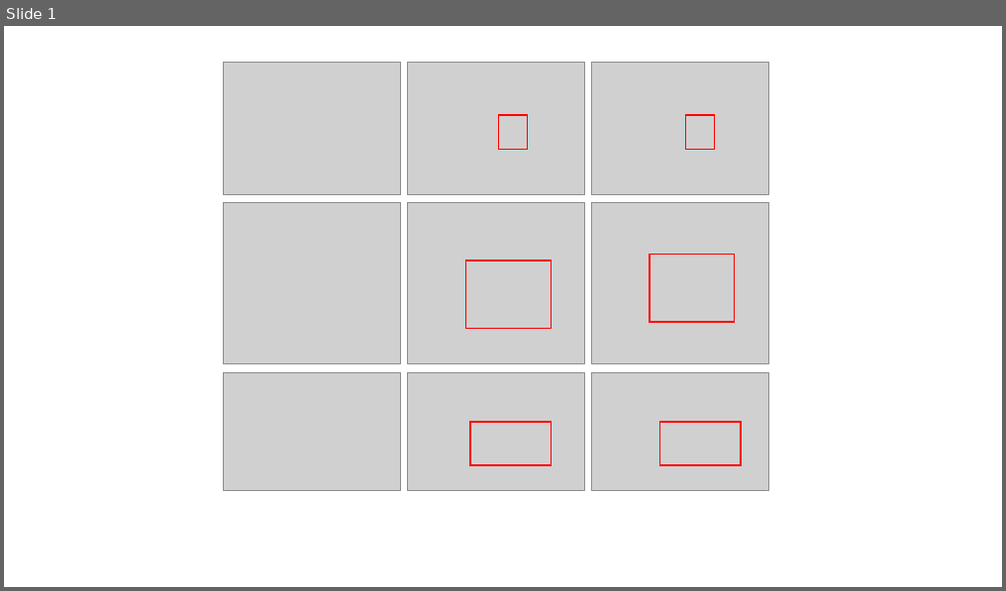
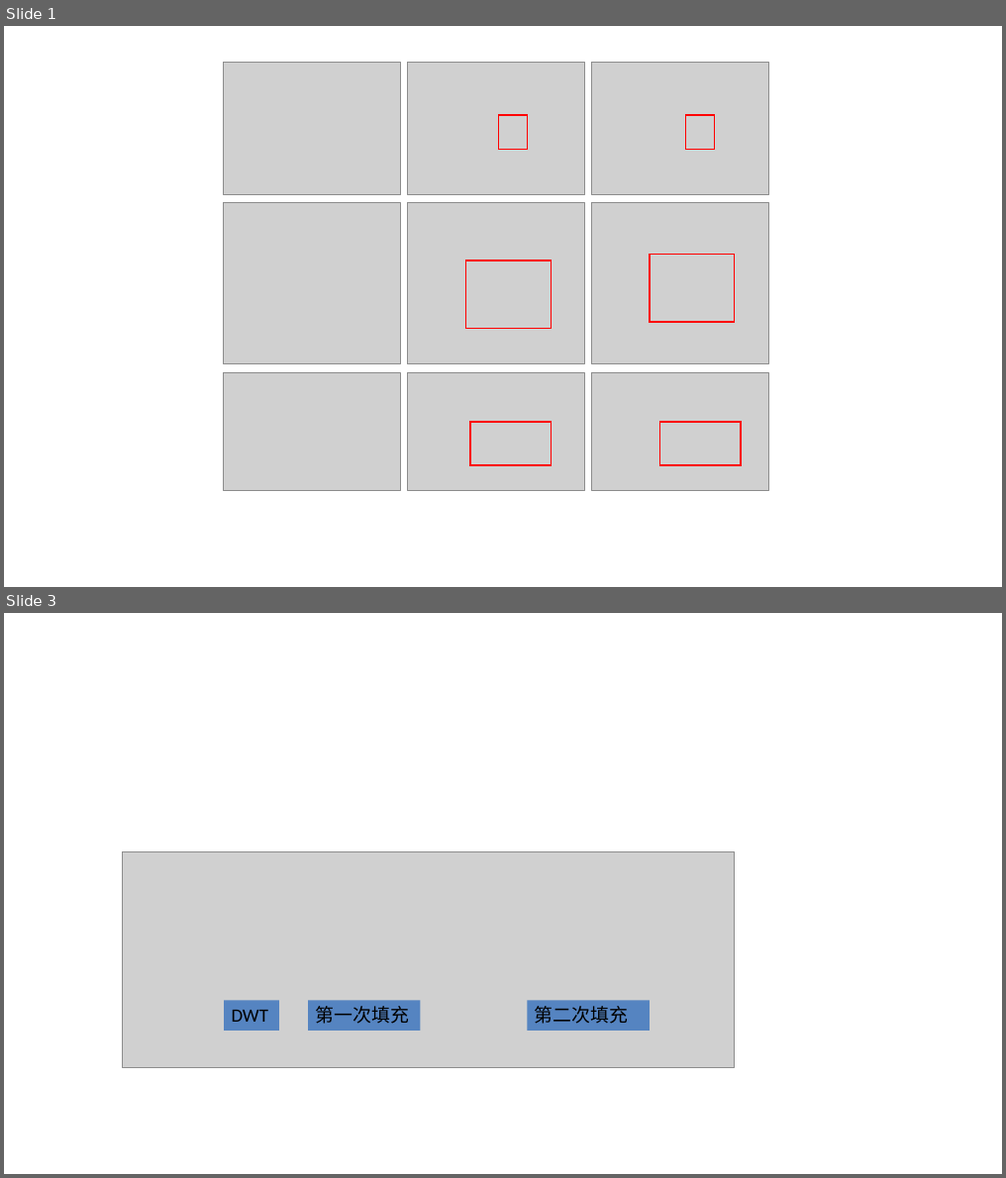
Before and after one commit to sunf71/Thesis, a slide deck: Latex/figures/ch3/fig.pptx. Shown one above the other, each under a label of ours: slide 1 before the commit, slides 1 and 3 after it; the slides between them are not shown. The pictures are 1006x591 and 1006x1178 pixels, drawn with LibreOffice and Linux fonts; fonts in the diff are those of the drawing; grey boxes stand for pictures. Boxes give left, top, right and bottom in pixels: in the first picture for what was removed or moved away, otherwise in the second. Text is boxed around its words. In the diff, an @@ line names an element or a change of style, - is before the commit and + after.

```diff
--- a/Latex/figures/ch3/fig.pptx
+++ b/Latex/figures/ch3/fig.pptx
@@ slide 3 added at [4,613,1002,1174], background #FFFFFF @@
@@ picture added at [122,852,735,1067] @@
@@ rectangle added at [224,1001,279,1031], fill #5584C1, 18 pt, text #000000 @@
+DWT
@@ rectangle added at [308,1001,420,1031], fill #5584C1, 18 pt, text #000000 @@
+第一次填充
@@ rectangle added at [528,1001,650,1031], fill #5584C1, 18 pt, text #000000 @@
+第二次填充
```
Also in this commit, not shown: 1 other slide added, 18 other files.
